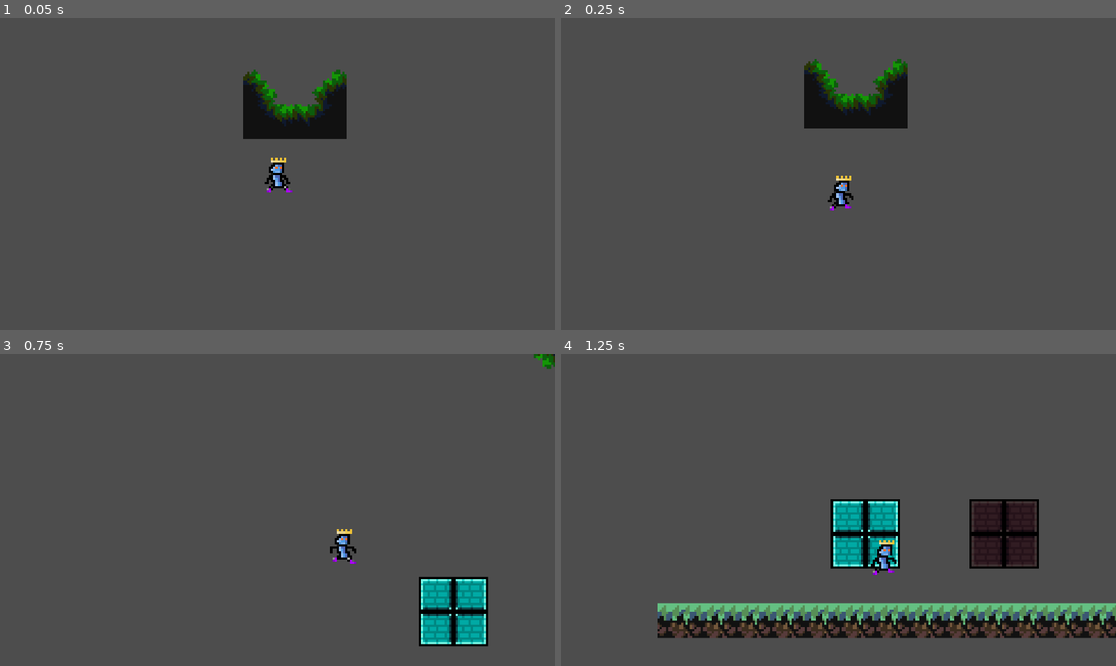
Above: before the commit, frames 1-4 (two rows, left to right).
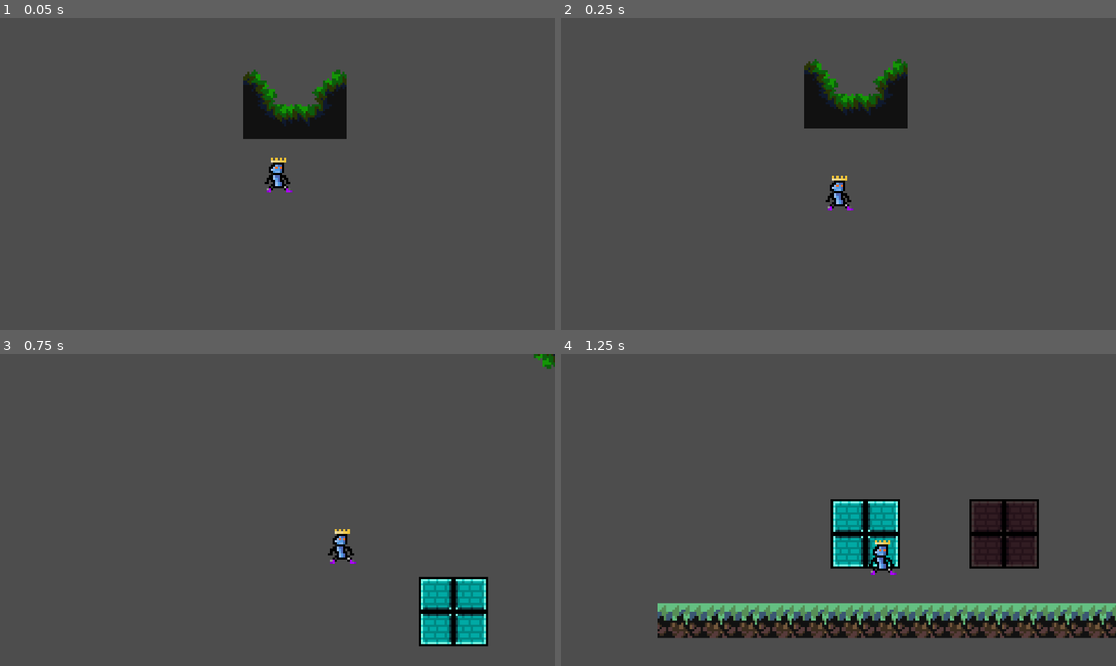
Above: after the commit, the same moments.

Repository: Sylvvs/PlatformerRhythmMaybe
Game: Godot game, scene res://Scenes/Levels/MossyCave.tscn
The game is run twice, just before and just after one commit, with the same random seed, the same clock (stepped at 60 frames per second) and the same inputs.
Inputs:
- Up to frame 1 (0.05 s): no input
- Up to frame 2 (0.25 s): no input
- Up to frame 3 (0.75 s): hold Right (walk_right) from 0.53 s (still down); tap X (dash) at 0.6 s
- Up to frame 4 (1.25 s): keep holding Right (walk_right); tap C (jump) at 0.77, 0.8, 1.07 s

Frame 1 is identical in both runs. In frame 2, 0.3% of the frame differs, in the area x 47-53%, y 50-62%; in frame 3, 0.3%; in frame 4, 0.3%, in the area x 55-61%, y 59-71%.

Commit message:
new animation

Diff:
--- a/platformer-rhythm-maybe/Scenes/Player/player.tscn
+++ b/platformer-rhythm-maybe/Scenes/Player/player.tscn
@@ -1,14 +1,42 @@
-[gd_scene load_steps=13 format=3 uid="uid://dltcbpil41j82"]
+[gd_scene load_steps=15 format=3 uid="uid://dltcbpil41j82"]
 
 [ext_resource type="Script" uid="uid://b3bnv1ruv581n" path="res://Scenes/Player/player.gd" id="1_4flbx"]
 [ext_resource type="Texture2D" uid="uid://cucx2swpyskne" path="res://Sprites/Player Sprites/run.png" id="2_htcer"]
 [ext_resource type="Texture2D" uid="uid://be833swth5kww" path="res://Sprites/Player Sprites/idle.png" id="3_dd0ac"]
 [ext_resource type="Texture2D" uid="uid://bgpl0v2pp04rk" path="res://Sprites/Player Sprites/jump.png" id="4_0u5uq"]
 [ext_resource type="Texture2D" uid="uid://dkl60afcnhorx" path="res://Sprites/Player Sprites/wallslide.png" id="5_jlvik"]
+[ext_resource type="Texture2D" uid="uid://blv5fvjkvv75" path="res://Sprites/Player Sprites/dash.png" id="6_dd0ac"]
 
 [sub_resource type="RectangleShape2D" id="RectangleShape2D_onrkg"]
 size = Vector2(8, 9)
 
+[sub_resource type="Animation" id="Animation_74mp2"]
+length = 0.001
+tracks/0/type = "value"
+tracks/0/imported = false
+tracks/0/enabled = true
+tracks/0/path = NodePath("Sprite2D:texture")
+tracks/0/interp = 1
+tracks/0/loop_wrap = true
+tracks/0/keys = {
+"times": PackedFloat32Array(0),
+"transitions": PackedFloat32Array(1),
+"update": 1,
+"values": [ExtResource("2_htcer")]
+}
+tracks/1/type = "value"
+tracks/1/imported = false
+tracks/1/enabled = true
+tracks/1/path = NodePath("Sprite2D:region_rect")
+tracks/1/interp = 0
+tracks/1/loop_wrap = true
+tracks/1/keys = {
+"times": PackedFloat32Array(0),
+"transitions": PackedFloat32Array(1),
+"update": 0,
+"values": [Rect2(0, 0, 16, 16)]
+}
+
 [sub_resource type="Animation" id="Animation_gk6dx"]
 resource_name = "idle"
 loop_mode = 1
@@ -37,6 +65,34 @@
 "values": [Rect2(0, 0, 16, 16), Rect2(16, 0, 16, 16), Rect2(32, 0, 16, 16), Rect2(48, 0, 16, 16), Rect2(64, 0, 16, 16)]
 }
 
+[sub_resource type="Animation" id="Animation_oikmp"]
+resource_name = "jump"
+loop_mode = 1
+tracks/0/type = "value"
+tracks/0/imported = false
+tracks/0/enabled = true
+tracks/0/path = NodePath("Sprite2D:texture")
+tracks/0/interp = 1
+tracks/0/loop_wrap = true
+tracks/0/keys = {
+"times": PackedFloat32Array(0),
+"transitions": PackedFloat32Array(1),
+"update": 1,
+"values": [ExtResource("4_0u5uq")]
+}
+tracks/1/type = "value"
+tracks/1/imported = false
+tracks/1/enabled = true
+tracks/1/path = NodePath("Sprite2D:region_rect")
+tracks/1/interp = 0
+tracks/1/loop_wrap = true
+tracks/1/keys = {
+"times": PackedFloat32Array(0, 0.2, 0.4, 0.6, 0.8, 1),
+"transitions": PackedFloat32Array(1, 1, 1, 1, 1, 1),
+"update": 0,
+"values": [Rect2(0, 8, 16, 16), Rect2(16, 8, 16, 16), Rect2(32, 7, 16, 16), Rect2(48, 5, 16, 16), Rect2(64, 7, 16, 16), Rect2(80, 8, 16, 16)]
+}
+
 [sub_resource type="Animation" id="Animation_jhyir"]
 resource_name = "run"
 loop_mode = 1
@@ -63,61 +119,6 @@
 "transitions": PackedFloat32Array(1, 1, 1, 1, 1, 1),
 "update": 0,
 "values": [Rect2(0, 0, 16, 16), Rect2(16, 0, 16, 16), Rect2(32, 0, 16, 16), Rect2(48, 0, 16, 16), Rect2(64, 0, 16, 16), Rect2(80, 0, 16, 16)]
-}
-
-[sub_resource type="Animation" id="Animation_74mp2"]
-length = 0.001
-tracks/0/type = "value"
-tracks/0/imported = false
-tracks/0/enabled = true
-tracks/0/path = NodePath("Sprite2D:texture")
-tracks/0/interp = 1
-tracks/0/loop_wrap = true
-tracks/0/keys = {
-"times": PackedFloat32Array(0),
-"transitions": PackedFloat32Array(1),
-"update": 1,
-"values": [ExtResource("2_htcer")]
-}
-tracks/1/type = "value"
-tracks/1/imported = false
-tracks/1/enabled = true
-tracks/1/path = NodePath("Sprite2D:region_rect")
-tracks/1/interp = 0
-tracks/1/loop_wrap = true
-tracks/1/keys = {
-"times": PackedFloat32Array(0),
-"transitions": PackedFloat32Array(1),
-"update": 0,
-"values": [Rect2(0, 0, 16, 16)]
-}
-
-[sub_resource type="Animation" id="Animation_oikmp"]
-resource_name = "jump"
-loop_mode = 1
-tracks/0/type = "value"
-tracks/0/imported = false
-tracks/0/enabled = true
-tracks/0/path = NodePath("Sprite2D:texture")
-tracks/0/interp = 1
-tracks/0/loop_wrap = true
-tracks/0/keys = {
-"times": PackedFloat32Array(0),
-"transitions": PackedFloat32Array(1),
-"update": 1,
-"values": [ExtResource("4_0u5uq")]
-}
-tracks/1/type = "value"
-tracks/1/imported = false
-tracks/1/enabled = true
-tracks/1/path = NodePath("Sprite2D:region_rect")
-tracks/1/interp = 0
-tracks/1/loop_wrap = true
-tracks/1/keys = {
-"times": PackedFloat32Array(0, 0.2, 0.4, 0.6, 0.8, 1),
-"transitions": PackedFloat32Array(1, 1, 1, 1, 1, 1),
-"update": 0,
-"values": [Rect2(0, 8, 16, 16), Rect2(16, 8, 16, 16), Rect2(32, 7, 16, 16), Rect2(48, 5, 16, 16), Rect2(64, 7, 16, 16), Rect2(80, 8, 16, 16)]
 }
 
 [sub_resource type="Animation" id="Animation_06tpx"]
@@ -149,9 +150,39 @@
 "values": [Rect2(0, 0, 16, 16), Rect2(16, 0, 16, 16), Rect2(32, 0, 16, 16)]
 }
 
+[sub_resource type="Animation" id="Animation_0u5uq"]
+resource_name = "dash"
+length = 1.2
+loop_mode = 1
+tracks/0/type = "value"
+tracks/0/imported = false
+tracks/0/enabled = true
+tracks/0/path = NodePath("Sprite2D:texture")
+tracks/0/interp = 1
+tracks/0/loop_wrap = true
+tracks/0/keys = {
+"times": PackedFloat32Array(0),
+"transitions": PackedFloat32Array(1),
+"update": 1,
+"values": [ExtResource("6_dd0ac")]
+}
+tracks/1/type = "value"
+tracks/1/imported = false
+tracks/1/enabled = true
+tracks/1/path = NodePath("Sprite2D:region_rect")
+tracks/1/interp = 0
+tracks/1/loop_wrap = true
+tracks/1/keys = {
+"times": PackedFloat32Array(0, 0.2, 0.4, 0.6, 0.8, 1, 1.2),
+"transitions": PackedFloat32Array(1, 1, 1, 1, 1, 1, 1),
+"update": 0,
+"values": [Rect2(16, 0, 16, 16), Rect2(55, 0, 32, 16), Rect2(103, 0, 32, 16), Rect2(151, 0, 32, 16), Rect2(201, 0, 32, 16), Rect2(249, 0, 32, 16), Rect2(296, 0, 32, 16)]
+}
+
 [sub_resource type="AnimationLibrary" id="AnimationLibrary_7g0yx"]
 _data = {
 &"RESET": SubResource("Animation_74mp2"),
+&"dash": SubResource("Animation_0u5uq"),
 &"idle": SubResource("Animation_gk6dx"),
 &"jump": SubResource("Animation_oikmp"),
 &"run": SubResource("Animation_jhyir"),
@@ -180,4 +211,3 @@
 libraries = {
 &"": SubResource("AnimationLibrary_7g0yx")
 }
-autoplay = "run"
Binary file added: platformer-rhythm-maybe/Sprites/Player Sprites/dash.png
Not shown, added: platformer-rhythm-maybe/Sprites/Player Sprites/dash.png.import
